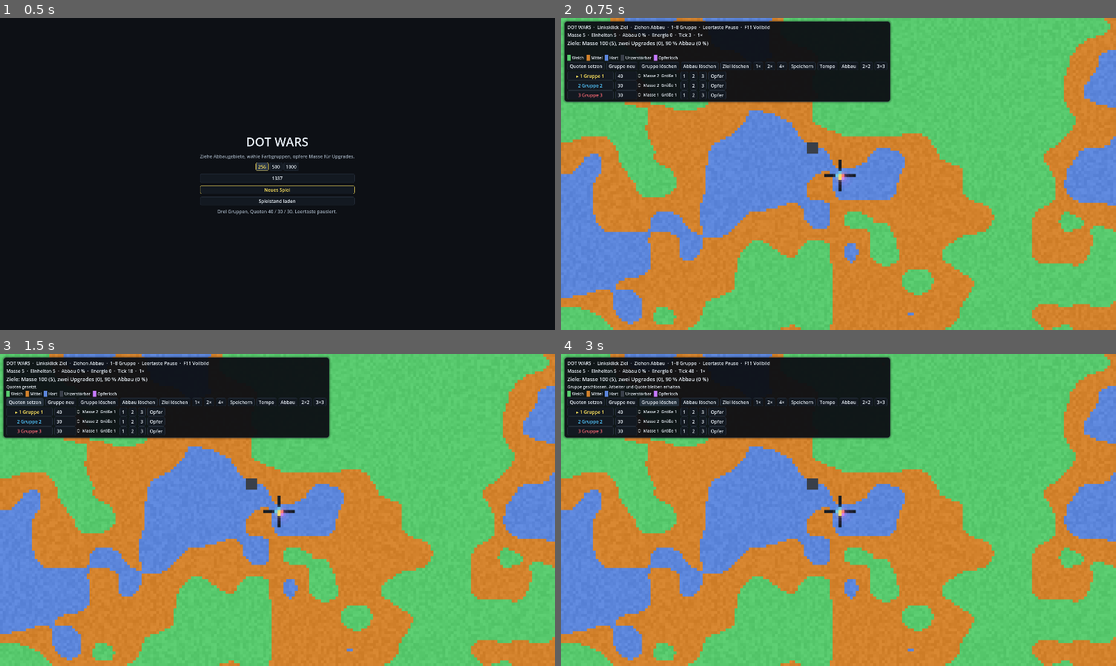
Above: before the commit, frames 1-4 (two rows, left to right).
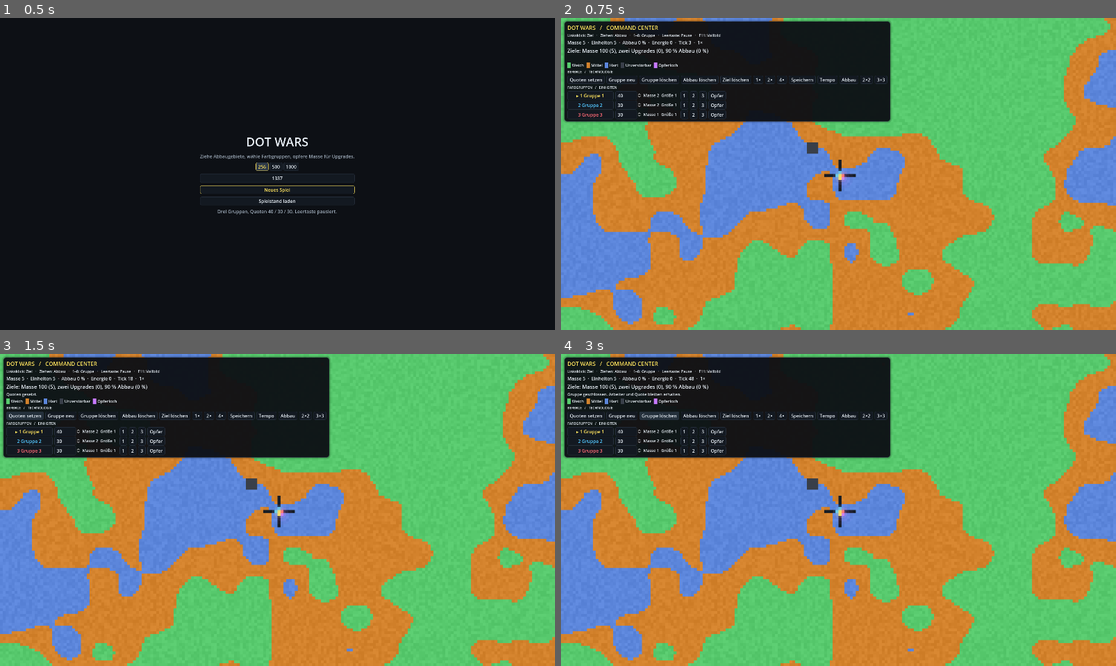
Above: after the commit, the same moments.

Repository: matthias007267/Dot-Wars
Game: Godot game, scene res://scenes/main.tscn
Same seed, same stepped clock (60 frames per second), same inputs: the game is played once before the commit and once after it.
Inputs:
- Up to frame 1 (0.5 s): no input
- Up to frame 2 (0.75 s): click "Neues Spiel" at 0.5 s
- Up to frame 3 (1.5 s): click "Quoten setzen" at 1.25 s
- Up to frame 4 (3 s): click "Gruppe neu" at 2 s; click "Gruppe löschen" at 2.75 s

Frame 1 is identical in both runs. In frame 2, 6.5% of the frame differs, in the area x 0-60%, y 2-34%; in frame 3, 6.7%; in frame 4, 6.8%.

Commit message:
style: polish Premium Pixel Tactics visuals in src/ui/game_hud.gd

Diff:
--- a/src/ui/game_hud.gd
+++ b/src/ui/game_hud.gd
@@ -34,7 +34,9 @@
 	root.add_theme_constant_override("separation", 4)
 	panel.add_child(root)
 
-	_label(root, "DOT WARS  ·  Linksklick Ziel  ·  Ziehen Abbau  ·  1–8 Gruppe  ·  Leertaste Pause  ·  F11 Vollbild", 16)
+	var heading := _label(root, "DOT WARS   /   COMMAND CENTER", 19)
+	heading.add_theme_color_override("font_color", UiTheme.ACCENT)
+	_label(root, "Linksklick: Ziel   ·   Ziehen: Abbau   ·   1–8: Gruppe   ·   Leertaste: Pause   ·   F11: Vollbild", 13)
 	_status = _label(root, "", 16)
 	_win = _label(root, "", 18)
 	_message = _label(root, "", 14)
@@ -49,6 +51,7 @@
 	_chip(row, Materials.COLORS[Materials.INDESTRUCTIBLE], "Unzerstörbar")
 	_chip(row, Materials.PIT_COLOR, "Opferloch")
 
+	_label(root, "BEFEHLE   /   TECHNOLOGIE", 12)
 	var actions := HBoxContainer.new()
 	actions.add_theme_constant_override("separation", 6)
 	root.add_child(actions)
@@ -66,6 +69,7 @@
 	_button(actions, "2×2", _buy_fusion2)
 	_button(actions, "3×3", _buy_fusion3)
 
+	_label(root, "FARBGRUPPEN   /   EINHEITEN", 12)
 	_groups = VBoxContainer.new()
 	_groups.add_theme_constant_override("separation", 2)
 	root.add_child(_groups)
